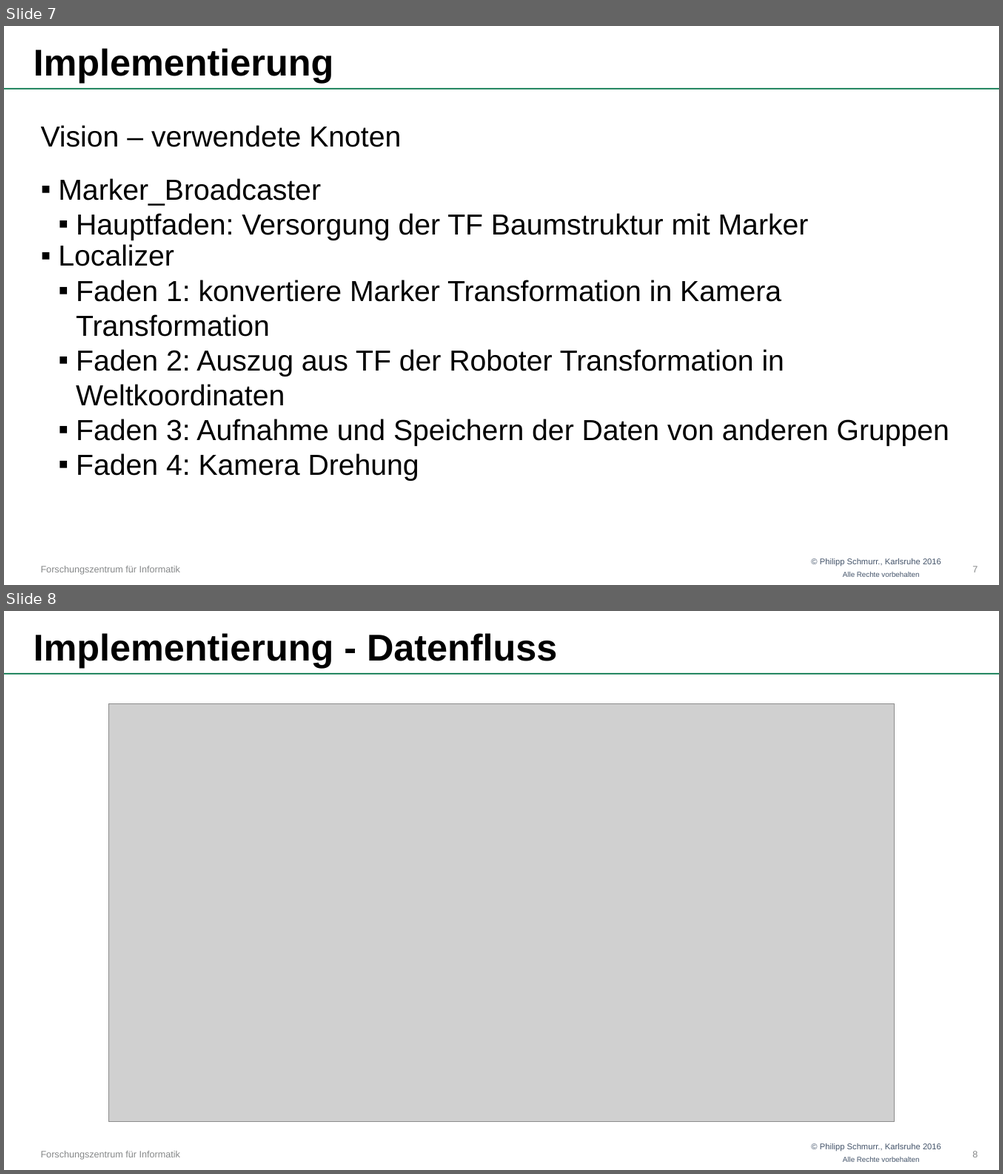
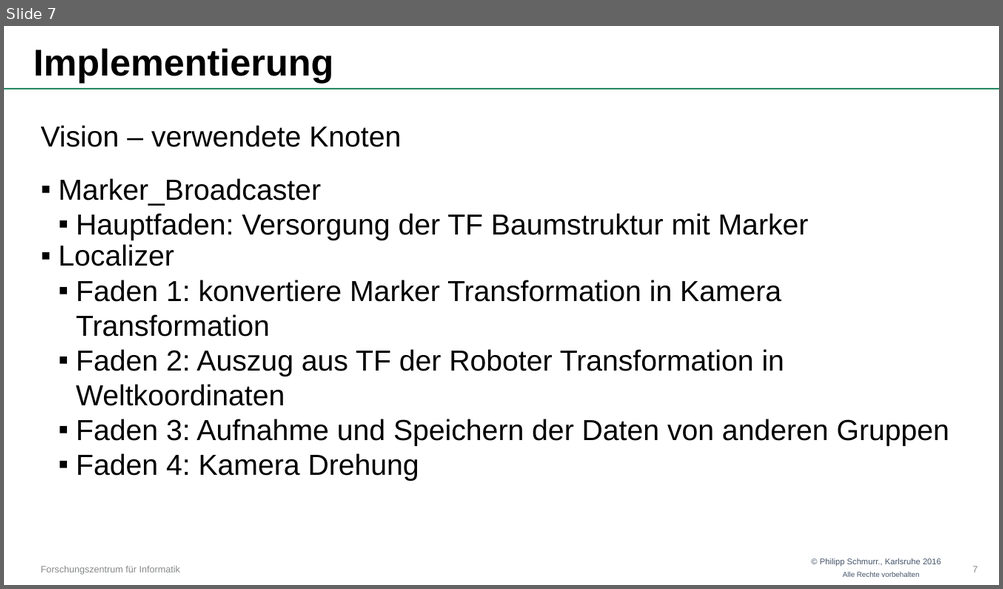
Before and after one commit to OtonoKakuei/robprak1516-documentation, a slide deck: robprak1516-presentation-vision.pptx. Shown one above the other, each under a label of ours: slides 7 and 8 before the commit, slide 7 after it. The pictures are 1003x1174 and 1003x589 pixels, drawn with LibreOffice and Linux fonts; fonts in the diff are those of the drawing; grey boxes stand for pictures; background and template pictures are left out. Boxes give left, top, right and bottom in pixels: in the first picture for what was removed or moved away, otherwise in the second. Text is boxed around its words. In the diff, an @@ line names an element or a change of style, - is before the commit and + after.

```diff
--- a/robprak1516-presentation-vision.pptx
+++ b/robprak1516-presentation-vision.pptx
@@ slide 8 removed at [4,611,999,1170], background #FFFFFF; not listed: 4 template elements that a slide beside it also shows @@
@@ text removed at [34,633,557,668] @@
-Implementierung - Datenfluss
@@ picture removed at [108,703,894,1122] @@
@@ page number removed at [972,1151,977,1158] @@
-8
```
